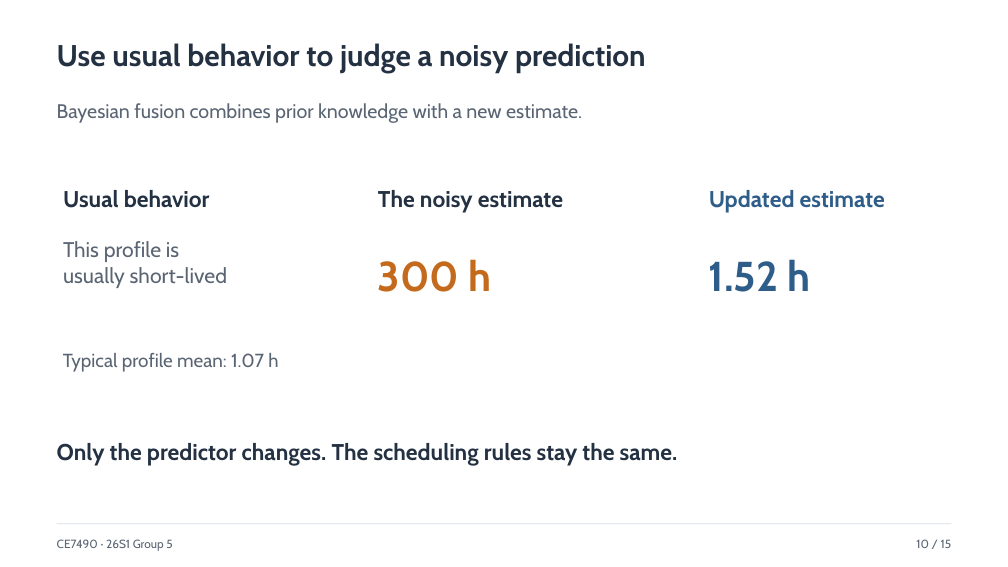
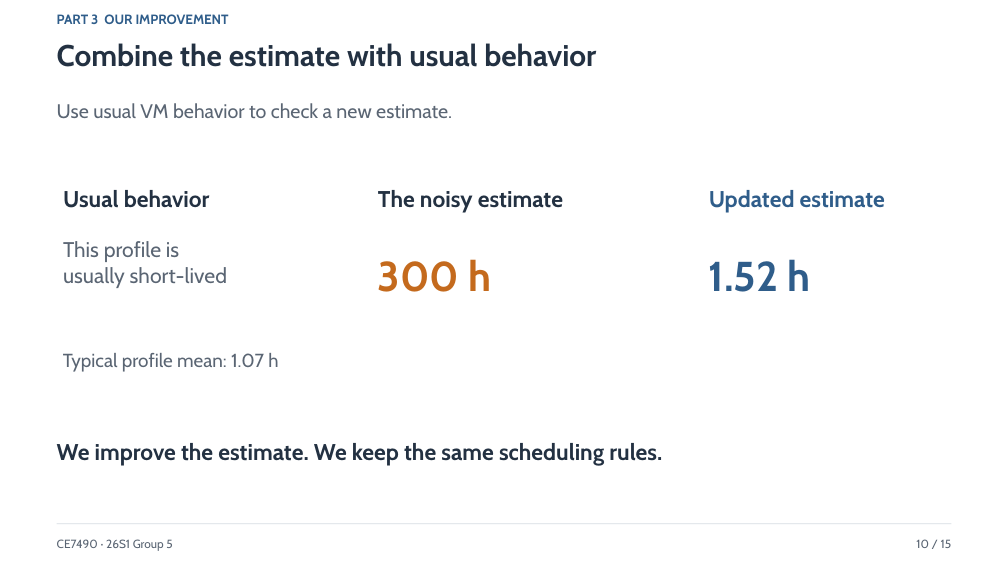
Before and after one commit to xxxmian/CE7490-P2_Revisiting_LAVA, a slide deck: slide 10 of Revisiting_Lifetime_Aware_VM_Allocation_Presentation_v4.pptx. Drawn at 1008x567 pixels with LibreOffice and Linux fonts; fonts in the diff are those of the drawing. Boxes give left, top, right and bottom in pixels: in the first picture for what was removed or moved away, otherwise in the second. Text is boxed around its words. In the diff, an @@ line names an element or a change of style, - is before the commit and + after.

```diff
--- a/Revisiting_Lifetime_Aware_VM_Allocation_Presentation_v4.pptx
+++ b/Revisiting_Lifetime_Aware_VM_Allocation_Presentation_v4.pptx
@@ text added at <box>57,14,229,24</box>, 12.8 pt, text #2F5D8A, bold @@
+PART 3 OUR IMPROVEMENT
@@ text at <box>57,43,596,67</box>: text changed @@
-Use usual behavior to judge a noisy prediction
+Combine the estimate with usual behavior
@@ text at <box>57,103,452,118</box>: text changed @@
-Bayesian fusion combines prior knowledge with a new estimate.
+Use usual VM behavior to check a new estimate.
@@ text at <box>57,443,662,466</box>: text changed @@
-Only the predictor changes. The scheduling rules stay the same.
+We improve the estimate. We keep the same scheduling rules.
```
Also in this commit, not shown: 12 other slides changed, 2 slides added, 2 slides removed, 6 other files.
